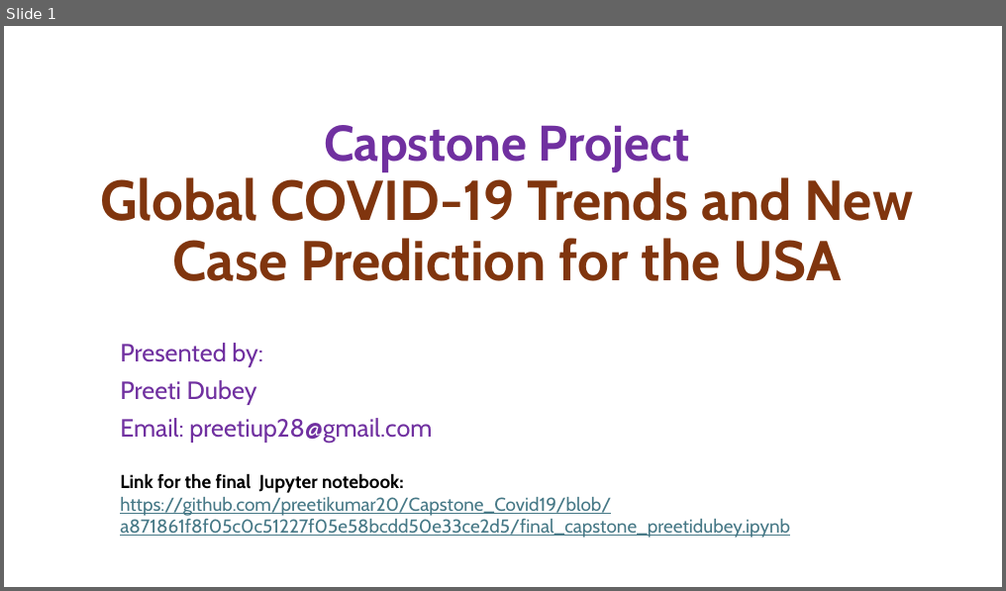
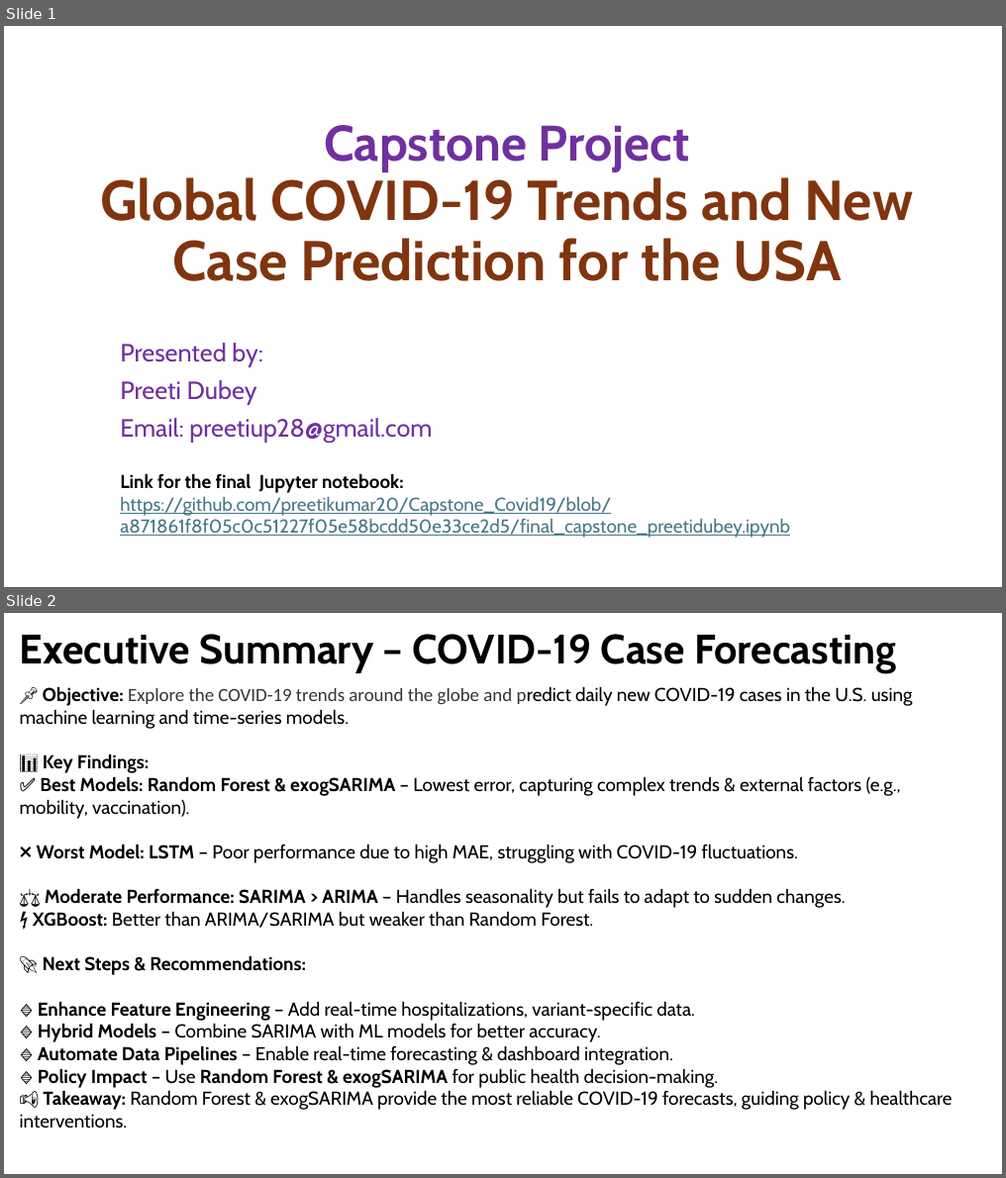
Before and after one commit to preetikumar20/Capstone_Covid19, a slide deck: Final_Capstone_Slides_PreetiDubey.pptx. Shown one above the other, each under a label of ours: slide 1 before the commit, slides 1 and 2 after it. The pictures are 1006x591 and 1006x1178 pixels, drawn with LibreOffice and Linux fonts; fonts in the diff are those of the drawing. Boxes give left, top, right and bottom in pixels: in the first picture for what was removed or moved away, otherwise in the second. Text is boxed around its words. In the diff, an @@ line names an element or a change of style, - is before the commit and + after.

```diff
--- a/Final_Capstone_Slides_PreetiDubey.pptx
+++ b/Final_Capstone_Slides_PreetiDubey.pptx
@@ slide 2 added at [4,613,1002,1174], background #FFFFFF @@
@@ title added at [20,634,896,674], 39.6 pt, text #000000, bold @@
+Executive Summary – COVID-19 Case Forecasting
@@ text added at [20,686,952,1129], 18 pt, text #000000 @@
+📌 Objective: Explore the COVID-19 trends around the globe and predict daily new COVID-19 cases in the U.S. using machine learning and time-series models.
+📊 Key Findings:
+✅ Best Models: Random Forest & exogSARIMA – Lowest error, capturing complex trends & external factors (e.g., mobility, vaccination).
+❌ Worst Model: LSTM – Poor performance due to high MAE, struggling with COVID-19 fluctuations.
+⚖️ Moderate Performance: SARIMA > ARIMA – Handles seasonality but fails to adapt to sudden changes.
+⚡ XGBoost: Better than ARIMA/SARIMA but weaker than Random Forest.
+🚀 Next Steps & Recommendations:
+🔹 Enhance Feature Engineering – Add real-time hospitalizations, variant-specific data.
+🔹 Hybrid Models – Combine SARIMA with ML models for better accuracy.
+🔹 Automate Data Pipelines – Enable real-time forecasting & dashboard integration.
+🔹 Policy Impact – Use Random Forest & exogSARIMA for public health decision-making.
+📢 Takeaway: Random Forest & exogSARIMA provide the most reliable COVID-19 forecasts, guiding policy & healthcare interventions.
```
Also in this commit, not shown: 3 slides changed, 4 other slides added, 4 slides removed, 2 other files.
